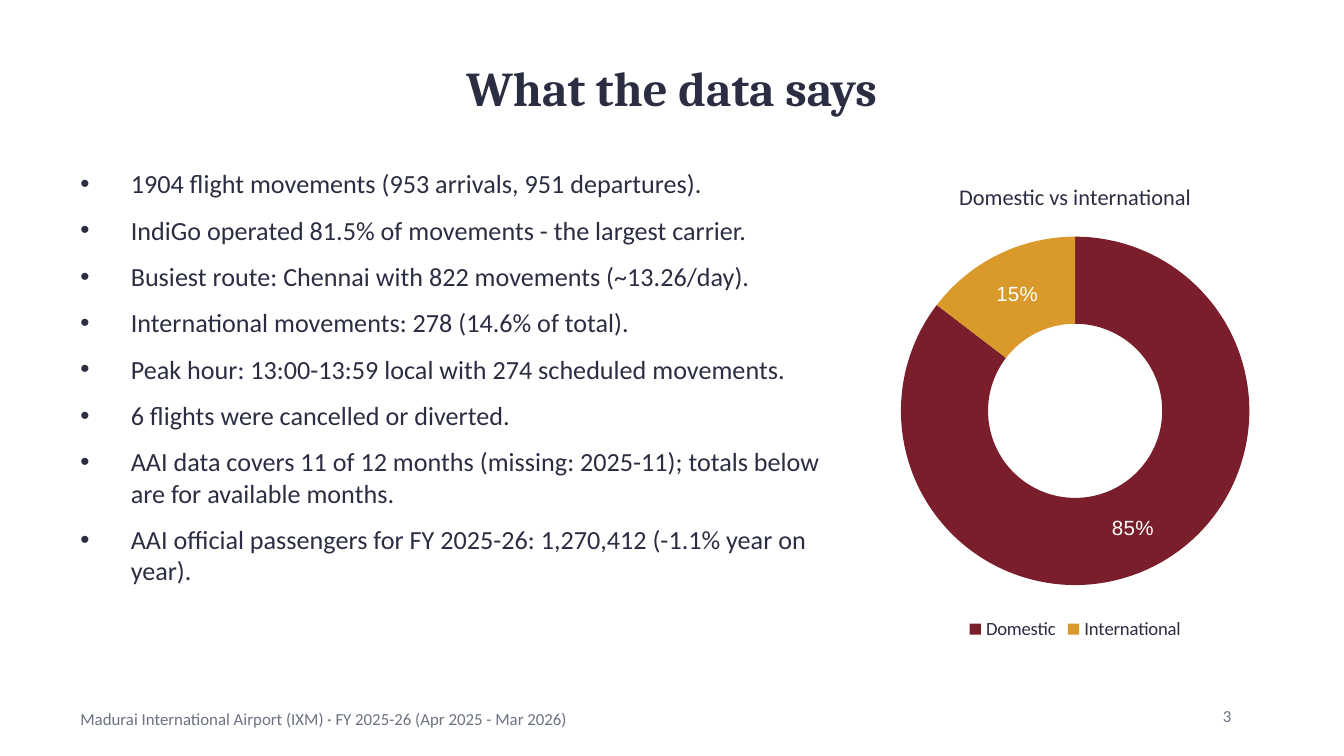
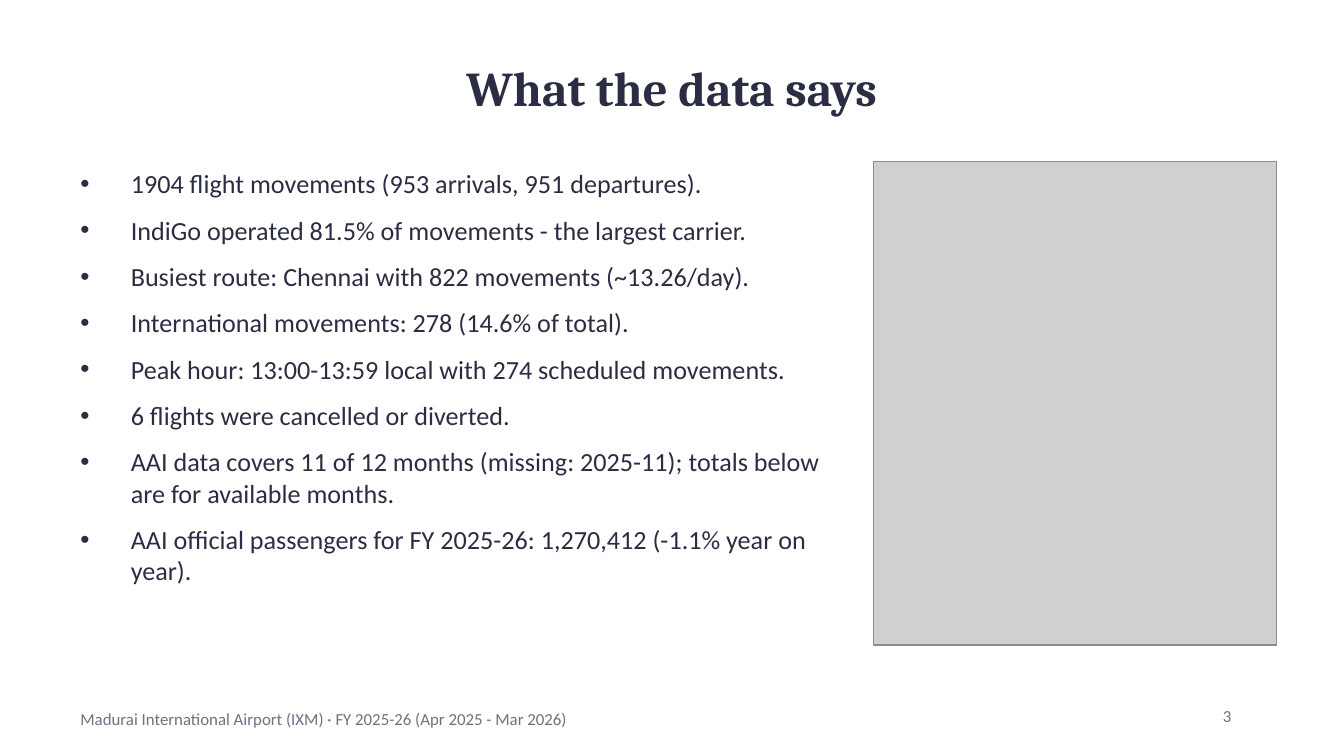
Before and after one commit to jarunprasath/madurai-airport-tracker, a slide deck: slide 3 of reports/IXM_yearly_report_FY2025-26.pptx. Drawn at 1344x756 pixels with LibreOffice and Linux fonts; fonts in the diff are those of the drawing; grey boxes stand for pictures. Boxes give left, top, right and bottom in pixels: in the first picture for what was removed or moved away, otherwise in the second. Text is boxed around its words. In the diff, an @@ line names an element or a change of style, - is before the commit and + after.

```diff
--- a/reports/IXM_yearly_report_FY2025-26.pptx
+++ b/reports/IXM_yearly_report_FY2025-26.pptx
@@ doughnut chart removed at [874,161,1277,645] @@
-title "Domestic vs international"
-categories: Domestic, International
-Series 1: 85, 15
@@ picture added at [874,161,1277,645] @@
```
Also in this commit, not shown: 6 other slides changed, 25 other files.
